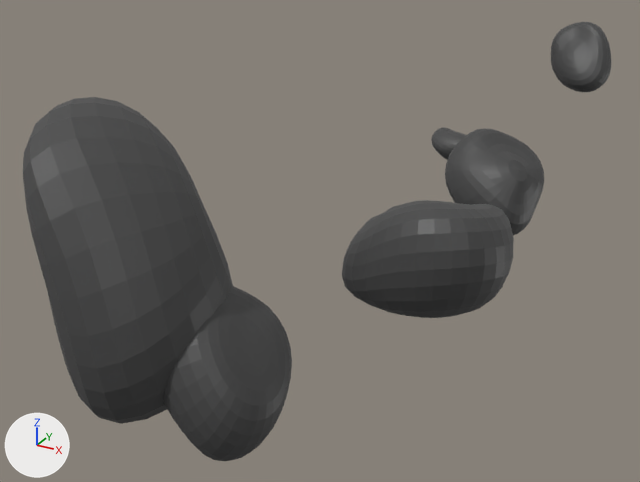
The glTF model Interactive/assets/rocks-3.gltf, before and after one commit.
Rendered twice from a 50 mm lens placed at (-0.983, -1.09, 0.455), pointed at (-1.463, -0.217, 0.019). The lights are fixed; the arrows at lower left show +X, +Y and +Z. Vertices at the same position are counted once.

Objects in the first picture: 'Rocks.009'.
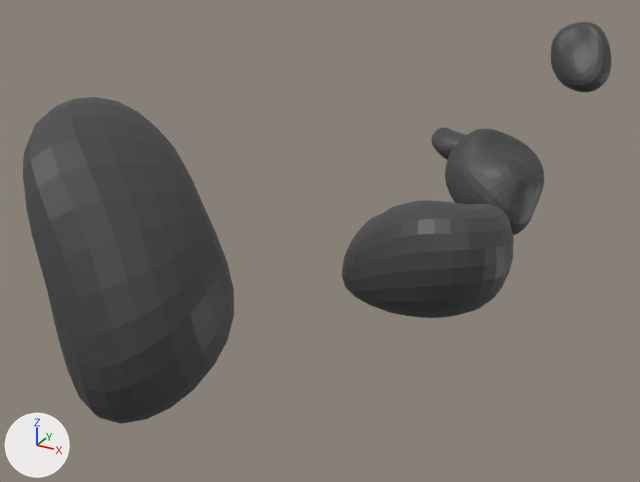
The newer file is also rescaled (x32.3), turned or shifted as a whole; pictures and numbers use the older file's frame.

Changed parts and their boxes (x1, y1, x2, y2) in the pictures (640 x 482 px):
```json
{"object": "Rocks.009", "change": "reshaped", "before": [23, 22, 611, 461], "after": [23, 22, 611, 424], "on screen": "8% shorter"}
{"part": 1, "of": "me_sphere_004", "change": "deleted", "before": [163, 286, 292, 461], "on screen": "black"}
```

The change, as JSON lines over the scene's bpy script:
```json
{"block": "me_sphere_004", "where": "me_sphere_004.from_pydata(...)  # 2892 vertices, 5760 faces; spans x -1.681..-1.152, y -0.592..0.266, z -0.086..0.236"}
{"block": "me_sphere_004", "where": "# used by ob_rocks_009; location = (0.0, 0.0, 0.0)"}
{"block": "me_sphere_004", "change": "me_sphere_004 part 1: the loose piece of 482 vertices spanning x -1.488..-1.359, y -0.552..-0.409, z -0.086..0.07 is deleted"}
```
